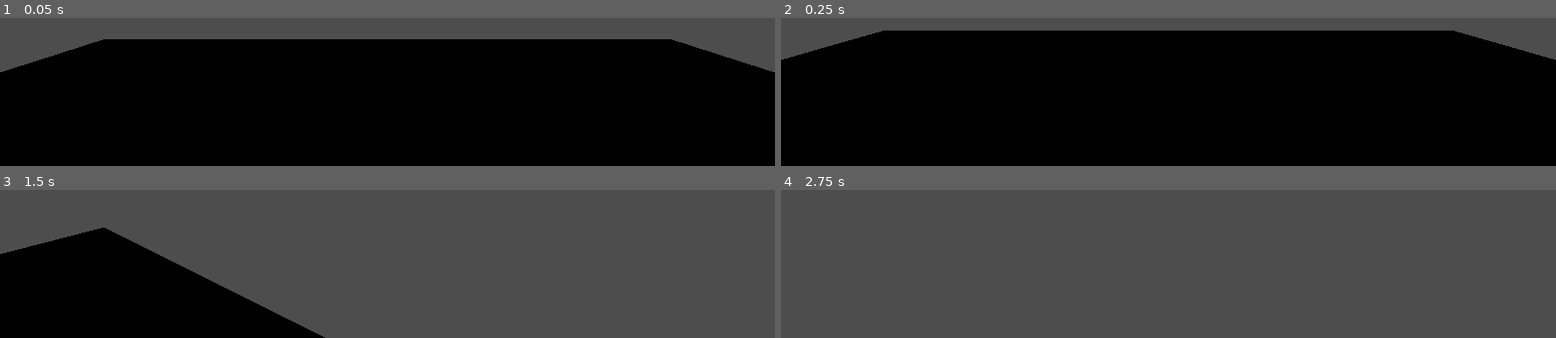
Above: before the commit, frames 1-4 (two rows, left to right).
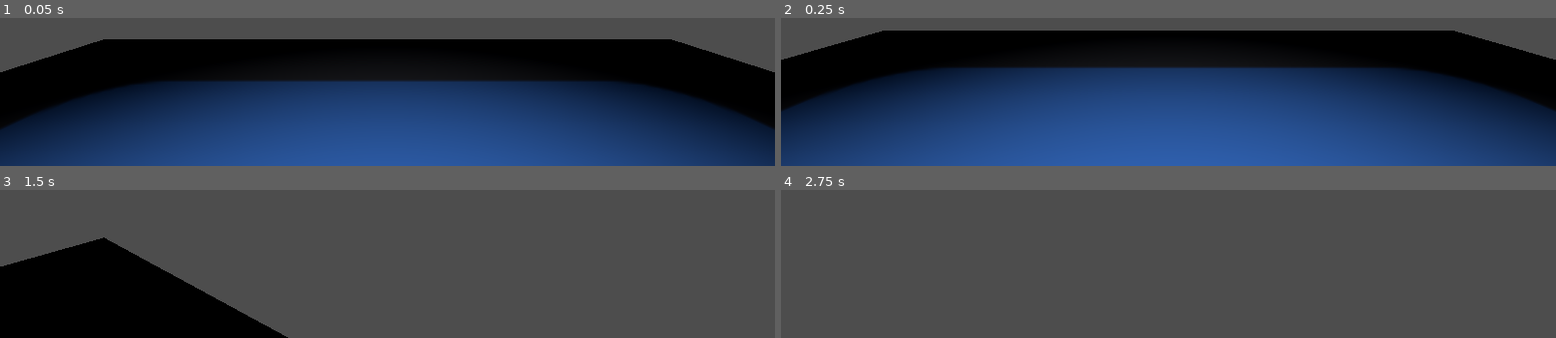
Above: after the commit, the same moments.

Repository: ztamagoru/LaboratorioII
Game: Godot game, scene res://scene_test.tscn
Same seed, same stepped clock (60 frames per second), same inputs: the game is played once before the commit and once after it. The engine's default icon, where the game draws it, is replaced by a stand-in: a white triangle on a blue panel in a dark square.
Inputs (mouse positions are in pixels of both pictures, inside the frame that each line leads up to):
- Up to frame 1 (0.05 s): no input
- Up to frame 2 (0.25 s): no input
- Up to frame 3 (1.5 s): tap Enter at 0.5 s; move the mouse to (outside the picture) at 0.52 s; hold Ctrl (move_crouch) 0.53-1.28 s; hold W (move_forward) from 0.53 s (still down); tap Space (move_jump) at 0.77 s; move the mouse to (outside the picture) at 1.27 s; tap Ctrl (move_crouch) at 1.35 s
- Up to frame 4 (2.75 s): keep holding W (move_forward); tap Space (move_jump) at 1.52 s; move the mouse to (outside the picture) at 2.02 s; hold Ctrl (move_crouch) from 2.03 s (still down)

The runs differ from the first frame. In frame 1, 52% of the frame differs, in the area x 0-100%, y 41-100%; in frame 2, 62%, in the area x 0-100%, y 32-100%; in frame 3, 3.7%; in frame 4, nothing differs.

Commit message:
added crouch toggle

Diff:
--- a/scene_test.tscn
+++ b/scene_test.tscn
@@ -31,3 +31,10 @@
 
 [node name="Player" parent="." instance=ExtResource("2_6v5sk")]
 transform = Transform3D(1, 0, 0, 0, 1, 0, 0, 0, 1, 0, 1, 0)
+
+[node name="SpotLight3D" type="SpotLight3D" parent="."]
+transform = Transform3D(1, 0, 0, 0, -4.37114e-08, 1, 0, -1, -4.37114e-08, 0, 4.20644, 0)
+light_energy = 16.665
+shadow_enabled = true
+spot_range = 7.825
+spot_angle = 59.05
--- a/scenes/components/player/player.gd
+++ b/scenes/components/player/player.gd
@@ -1,10 +1,27 @@
 extends CharacterBody3D
 
+@export var animation_player : AnimationPlayer
+
 const speed : float = 5.0
+const crouch_speed : float = 6.0
 const jump_force : float = 3.5
 const jump_velocity : float = 4.5
 const gravity : float = 8.0
 
+var _is_crouching : bool = false
+
 func _process(_delta) -> void:
 	if Input.is_key_pressed(KEY_ESCAPE):
 		get_tree().quit()
+
+func _input(event):
+	if event.is_action_pressed("move_crouch"):
+		toggle_crouch()
+
+func toggle_crouch():
+	if _is_crouching:
+		animation_player.play("crouch", -1, -crouch_speed, true)
+	else:
+		animation_player.play("crouch", -1, crouch_speed, false)
+	#print("is crouching: ", _is_crouching)
+	_is_crouching = !_is_crouching
--- a/scenes/components/player/player.tscn
+++ b/scenes/components/player/player.tscn
@@ -8,18 +8,129 @@
 [ext_resource type="Script" uid="uid://sxd7rl0nyqv7" path="res://scenes/components/player/states/jump.gd" id="6_aes0s"]
 [ext_resource type="Script" uid="uid://mv5gfj0t68y4" path="res://scenes/components/player/states/walk.gd" id="7_tw4o5"]
 
-[sub_resource type="CapsuleMesh" id="CapsuleMesh_imdkq"]
-
 [sub_resource type="CapsuleShape3D" id="CapsuleShape3D_1xbud"]
 
-[node name="Player" type="CharacterBody3D"]
+[sub_resource type="CapsuleMesh" id="CapsuleMesh_imdkq"]
+height = 1.5
+
+[sub_resource type="Animation" id="Animation_tw4o5"]
+resource_name = "crouch"
+tracks/0/type = "value"
+tracks/0/imported = false
+tracks/0/enabled = true
+tracks/0/path = NodePath("CollisionShape3D:shape:height")
+tracks/0/interp = 2
+tracks/0/loop_wrap = true
+tracks/0/keys = {
+"times": PackedFloat32Array(0, 1, 1.06667),
+"transitions": PackedFloat32Array(1, 1, 1),
+"update": 0,
+"values": [2.25, 2.0, 1.75]
+}
+tracks/1/type = "value"
+tracks/1/imported = false
+tracks/1/enabled = true
+tracks/1/path = NodePath("CollisionShape3D:position")
+tracks/1/interp = 2
+tracks/1/loop_wrap = true
+tracks/1/keys = {
+"times": PackedFloat32Array(0, 1, 1.06667),
+"transitions": PackedFloat32Array(1, 1, 1),
+"update": 0,
+"values": [Vector3(0, 0.125, 0), Vector3(0, 0, 0), Vector3(0, -0.125, 0)]
+}
+tracks/2/type = "value"
+tracks/2/imported = false
+tracks/2/enabled = true
+tracks/2/path = NodePath("Head/Camera3D:position")
+tracks/2/interp = 2
+tracks/2/loop_wrap = true
+tracks/2/keys = {
+"times": PackedFloat32Array(0, 1, 1.06667),
+"transitions": PackedFloat32Array(1, 1, 1),
+"update": 0,
+"values": [Vector3(0, 0.25, 0), Vector3(0, 0, 0), Vector3(0, -0.25, 0)]
+}
+tracks/3/type = "value"
+tracks/3/imported = false
+tracks/3/enabled = true
+tracks/3/path = NodePath("CollisionShape3D/MeshInstance3D:mesh:height")
+tracks/3/interp = 2
+tracks/3/loop_wrap = true
+tracks/3/keys = {
+"times": PackedFloat32Array(0, 1, 1.06667),
+"transitions": PackedFloat32Array(1, 1, 1),
+"update": 0,
+"values": [2.25, 2.0, 1.75]
+}
+
+[sub_resource type="Animation" id="Animation_vj2w8"]
+length = 0.001
+tracks/0/type = "value"
+tracks/0/imported = false
+tracks/0/enabled = true
+tracks/0/path = NodePath("CollisionShape3D:shape:height")
+tracks/0/interp = 1
+tracks/0/loop_wrap = true
+tracks/0/keys = {
+"times": PackedFloat32Array(0),
+"transitions": PackedFloat32Array(1),
+"update": 0,
+"values": [2.0]
+}
+tracks/1/type = "value"
+tracks/1/imported = false
+tracks/1/enabled = true
+tracks/1/path = NodePath("CollisionShape3D:position")
+tracks/1/interp = 1
+tracks/1/loop_wrap = true
+tracks/1/keys = {
+"times": PackedFloat32Array(0),
+"transitions": PackedFloat32Array(1),
+"update": 0,
+"values": [Vector3(0, 0, 0)]
+}
+tracks/2/type = "value"
+tracks/2/imported = false
+tracks/2/enabled = true
+tracks/2/path = NodePath("Head/Camera3D:position")
+tracks/2/interp = 1
+tracks/2/loop_wrap = true
+tracks/2/keys = {
+"times": PackedFloat32Array(0),
+"transitions": PackedFloat32Array(1),
+"update": 0,
+"values": [Vector3(0, 0, 0)]
+}
+tracks/3/type = "value"
+tracks/3/imported = false
+tracks/3/enabled = true
+tracks/3/path = NodePath("CollisionShape3D/MeshInstance3D:mesh:height")
+tracks/3/interp = 1
+tracks/3/loop_wrap = true
+tracks/3/keys = {
+"times": PackedFloat32Array(0),
+"transitions": PackedFloat32Array(1),
+"update": 0,
+"values": [1.5]
+}
+
+[sub_resource type="AnimationLibrary" id="AnimationLibrary_da40g"]
+_data = {
+&"RESET": SubResource("Animation_vj2w8"),
+&"crouch": SubResource("Animation_tw4o5")
+}
+
+[node name="Player" type="CharacterBody3D" node_paths=PackedStringArray("animation_player")]
 script = ExtResource("1_1xbud")
-
-[node name="MeshInstance3D" type="MeshInstance3D" parent="."]
-mesh = SubResource("CapsuleMesh_imdkq")
+animation_player = NodePath("AnimationPlayer")
 
 [node name="CollisionShape3D" type="CollisionShape3D" parent="."]
 shape = SubResource("CapsuleShape3D_1xbud")
+
+[node name="MeshInstance3D" type="MeshInstance3D" parent="CollisionShape3D"]
+mesh = SubResource("CapsuleMesh_imdkq")
+skeleton = NodePath("../..")
 
 [node name="Head" type="Node3D" parent="."]
 transform = Transform3D(1, 0, 0, 0, 1, 0, 0, 0, 1, 0, 0.722118, 0)
@@ -47,3 +158,8 @@
 [node name="Walk" type="Node3D" parent="FSM"]
 script = ExtResource("7_tw4o5")
 metadata/_custom_type_script = "uid://jisrfp474nbq"
+
+[node name="AnimationPlayer" type="AnimationPlayer" parent="."]
+libraries = {
+&"": SubResource("AnimationLibrary_da40g")
+}
Not shown: 1 places in scenes/components/player/player.tscn that only renumber resources
